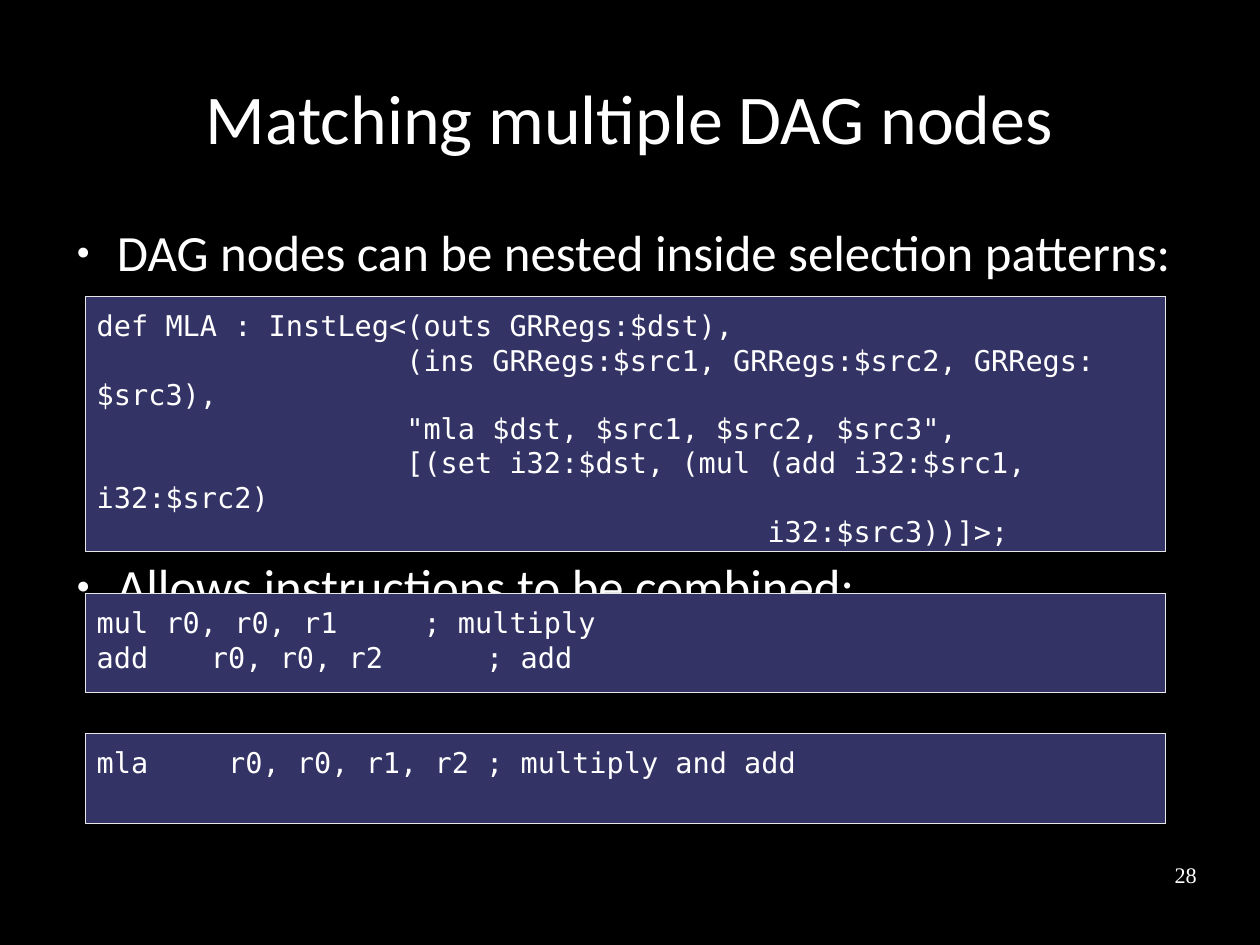
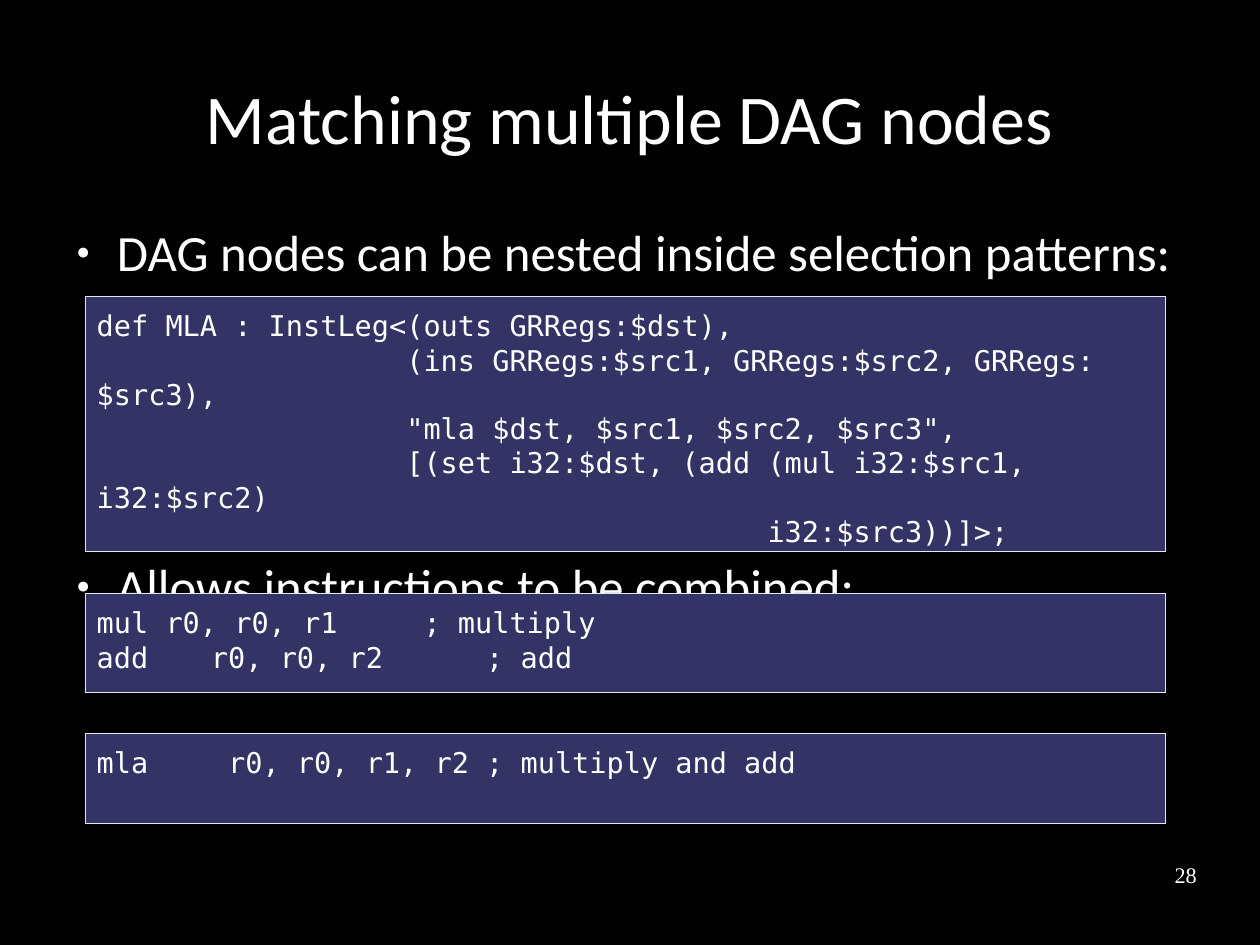
Before and after one commit to frasercrmck/llvm-leg, a slide deck: slide 28 of docs/Codeplay/Slides.odp. Drawn at 1260x945 pixels with LibreOffice and Linux fonts; fonts in the diff are those of the drawing. Boxes give left, top, right and bottom in pixels: in the first picture for what was removed or moved away, otherwise in the second. Text is boxed around its words. In the diff, an @@ line names an element or a change of style, - is before the commit and + after.

Commit message:
Add multiple node selection picture.

```diff
--- a/docs/Codeplay/Slides.odp
+++ b/docs/Codeplay/Slides.odp
@@ text in rectangle at (97, 451, 1026, 513): text changed @@
-[(set i32:$dst, (mul (add i32:$src1, i32:$src2)
+[(set i32:$dst, (add (mul i32:$src1, i32:$src2)
```
Also in this commit, not shown: 2 other slides changed, 1 slide added.
